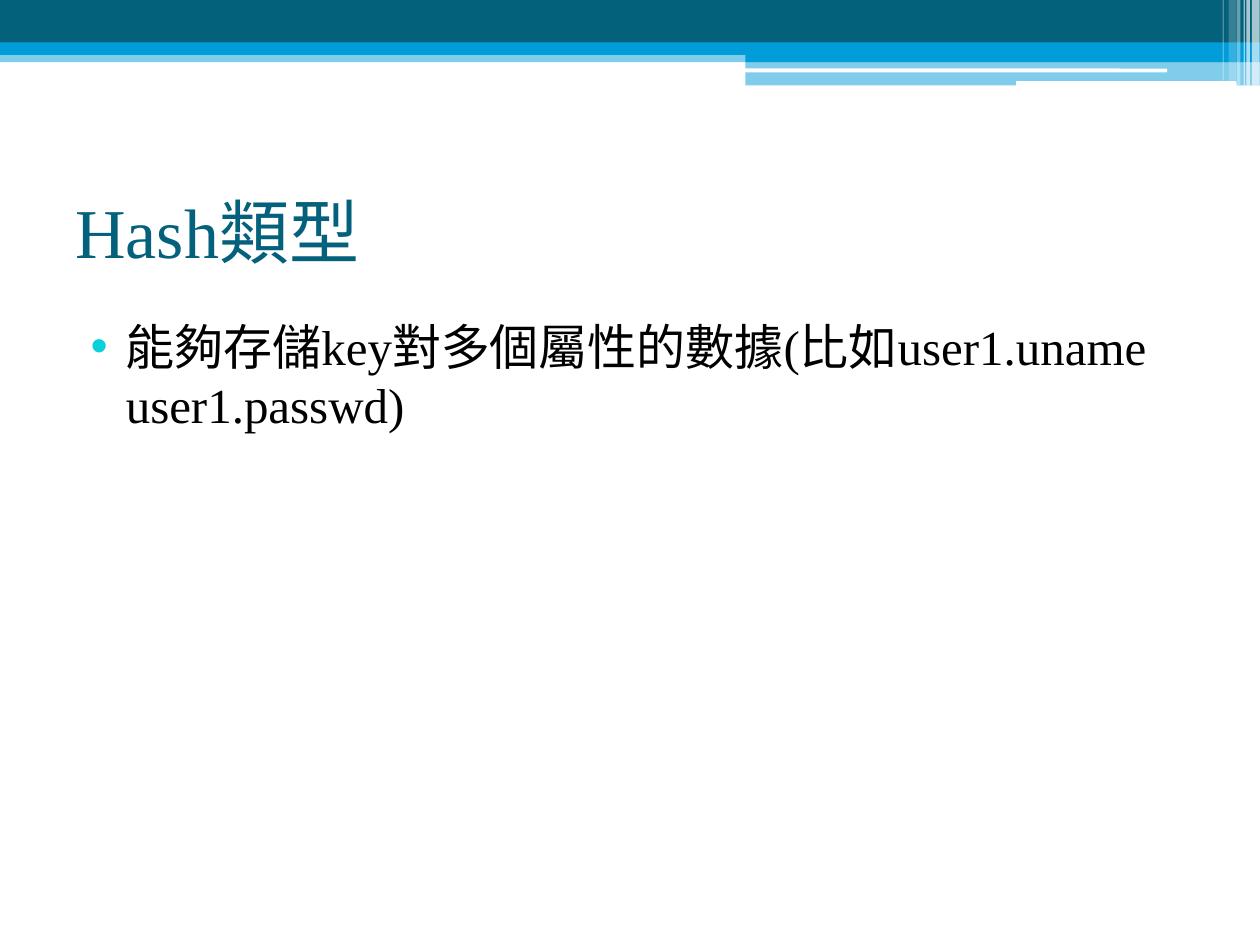
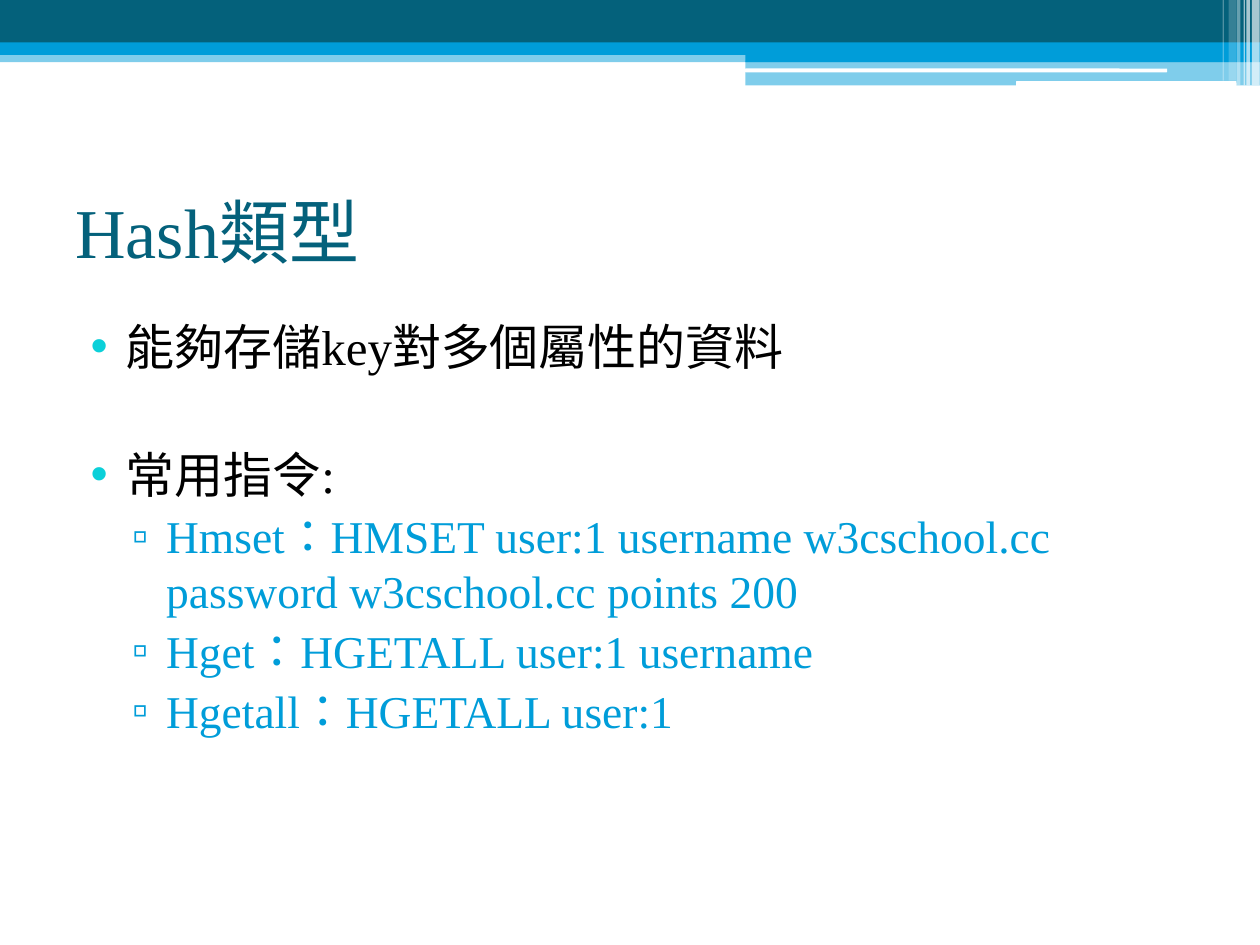
Before and after one commit to family2099/ReadSoccerData, a slide deck: slide 21 of 爬蟲與redis.pptx. Drawn at 1260x945 pixels with LibreOffice and Linux fonts; fonts in the diff are those of the drawing. Boxes give left, top, right and bottom in pixels: in the first picture for what was removed or moved away, otherwise in the second. Text is boxed around its words. In the diff, an @@ line names an element or a change of style, - is before the commit and + after.

Commit message:
加入redis指令與小修改

```diff
--- a/爬蟲與redis.pptx
+++ b/爬蟲與redis.pptx
@@ text at (x1=126, y1=323, x2=1050, y2=737): text changed; size 28 to 26 pt; text colour #000000 to #009DD9 @@
-• 能夠存儲key對多個屬性的數據(比如user1.uname user1.passwd)
+• 能夠存儲key對多個屬性的資料
+• 常用指令:
+  ▫ Hmset：HMSET user:1 username w3cschool.cc password w3cschool.cc points 200
+  ▫ Hget：HGETALL user:1 username
+  ▫ Hgetall：HGETALL user:1
```
Also in this commit, not shown: 7 other slides changed.
